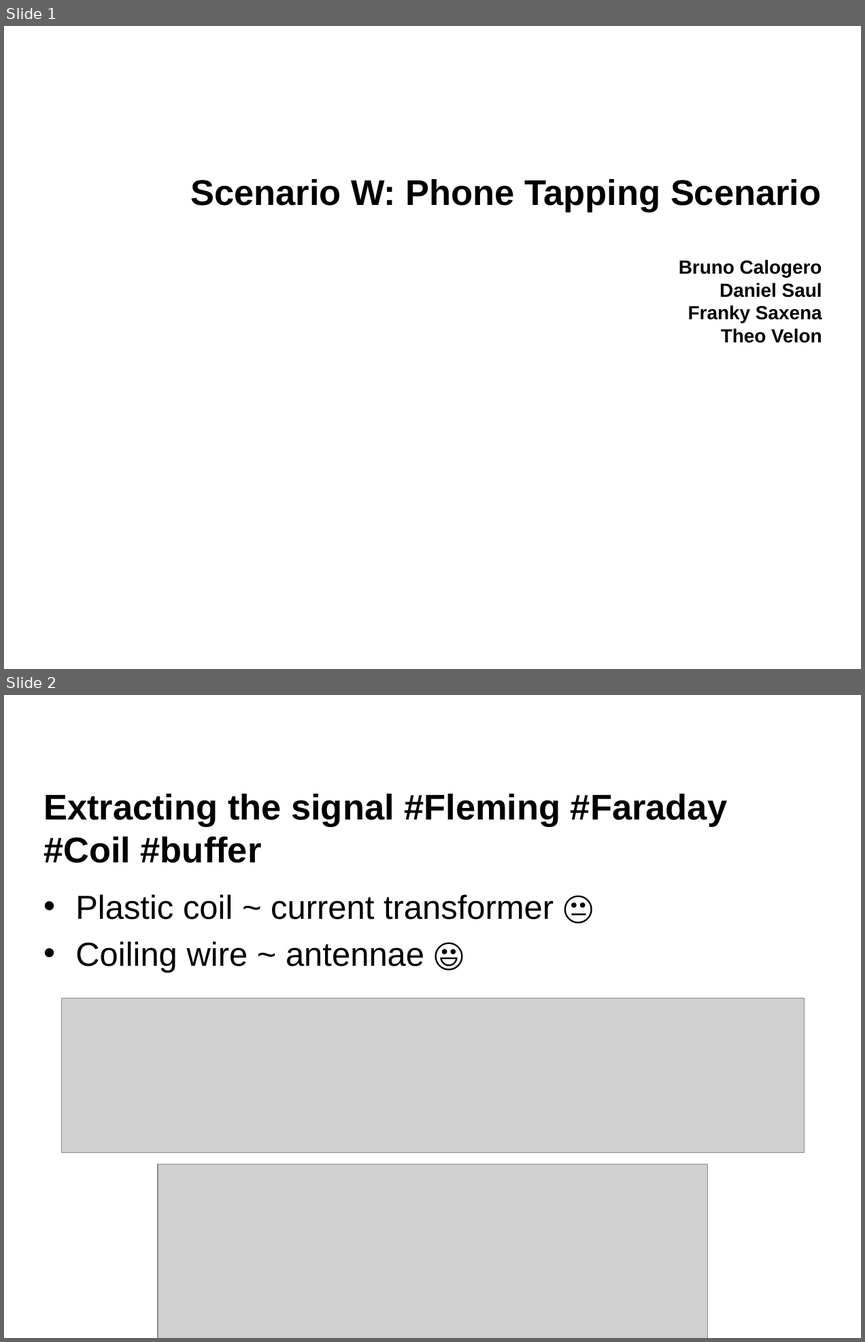
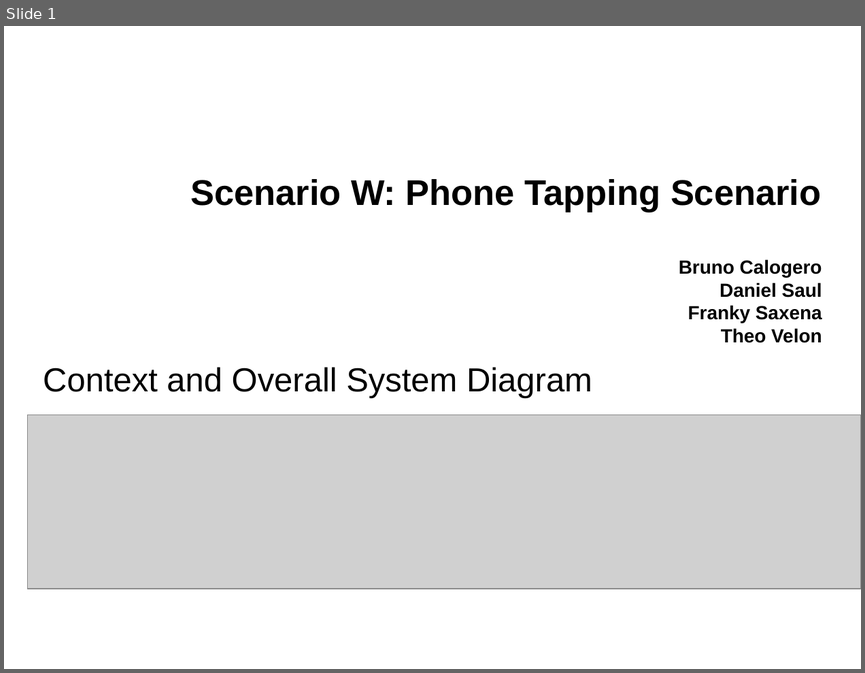
Before and after one commit to danielsaul/phone-tapping-scenario, a slide deck: docs/ppt.pptx. Shown one above the other, each under a label of ours: slides 1 and 2 before the commit, slide 1 after it. The pictures are 865x1342 and 865x673 pixels, drawn with LibreOffice and Linux fonts; fonts in the diff are those of the drawing; grey boxes stand for pictures; background and template pictures are left out. Boxes give left, top, right and bottom in pixels: in the first picture for what was removed or moved away, otherwise in the second. Text is boxed around its words. In the diff, an @@ line names an element or a change of style, - is before the commit and + after.

```diff
--- a/docs/ppt.pptx
+++ b/docs/ppt.pptx
@@ slide 2 removed at box(4, 695, 861, 1338), background #FFFFFF @@
@@ title removed at box(43, 794, 727, 863) @@
-Extracting the signal #Fleming #Faraday #Coil #buffer
@@ text removed at box(75, 894, 553, 972) @@
-• Plastic coil ~ current transformer 😐
-• Coiling wire ~ antennae 😃
@@ picture removed at box(61, 998, 804, 1153) @@
@@ picture removed at box(158, 1164, 707, 1338) @@
@@ slide 1 changed as well @@
@@ subtitle added at box(43, 367, 592, 398), 28 pt, text #000000 @@
+Context and Overall System Diagram
@@ picture added at box(27, 415, 861, 589) @@
```
Also in this commit, not shown: 2 other slides changed, 3 slides added, 1 other slide removed.
